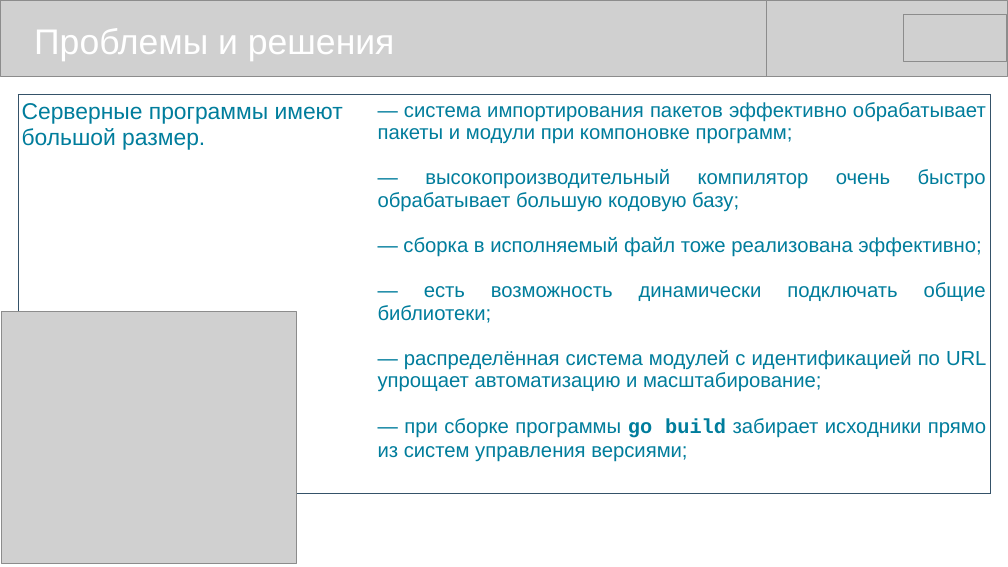
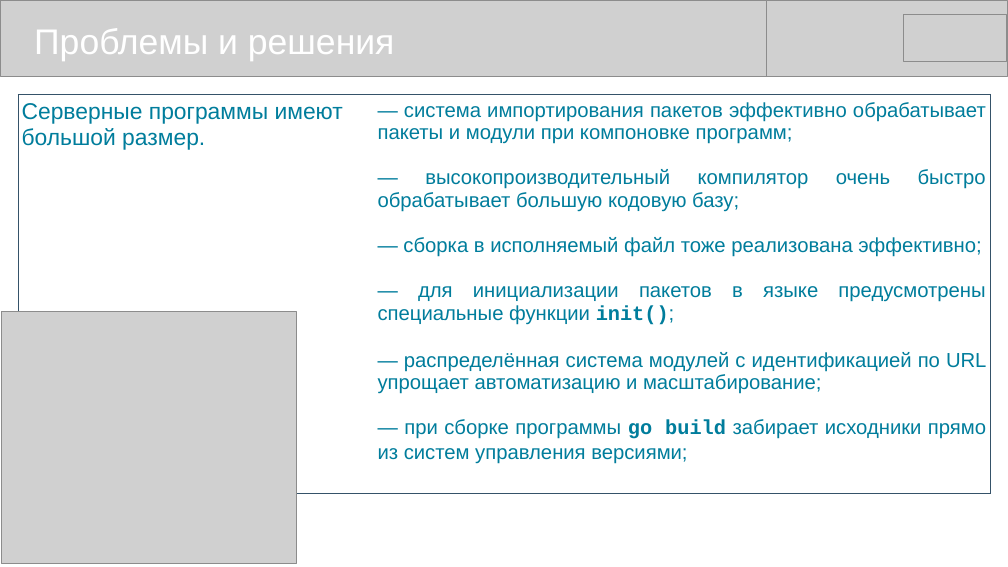
Before and after one commit to mike-shock/Go_language, a slide deck: slide 12 of view/Go_View.odp. Drawn at 1008x567 pixels with LibreOffice and Linux fonts; fonts in the diff are those of the drawing; grey boxes stand for pictures. Boxes give left, top, right and bottom in pixels: in the first picture for what was removed or moved away, otherwise in the second. Text is boxed around its words. In the diff, an @@ line names an element or a change of style, - is before the commit and + after.

```diff
--- a/view/Go_View.odp
+++ b/view/Go_View.odp
@@ table at <box>18,94,991,468</box> @@
-row 1, column 2: — система импортирования пакетов эффективно обрабатывает пакеты и модули при компоновке программ; / — высокопроизводительный компилятор очень быстро обрабатывает большую кодовую базу; / — сборка в исполняемый файл тоже реализована эффективно; / — есть возможность динамически подключать общие библиотеки; / — распределённая система модулей с идентификацией по URL упрощает автоматизацию и масштабирование; / — при сборке программы go build забирает исходники прямо из систем управления версиями;
+row 1, column 2: — система импортирования пакетов эффективно обрабатывает пакеты и модули при компоновке программ; / — высокопроизводительный компилятор очень быстро обрабатывает большую кодовую базу; / — сборка в исполняемый файл тоже реализована эффективно; / — для инициализации пакетов в языке предусмотрены специальные функции init(); / — распределённая система модулей с идентификацией по URL упрощает автоматизацию и масштабирование; / — при сборке программы go build забирает исходники прямо из систем управления версиями;
```
Also in this commit, not shown: 3 other files.
